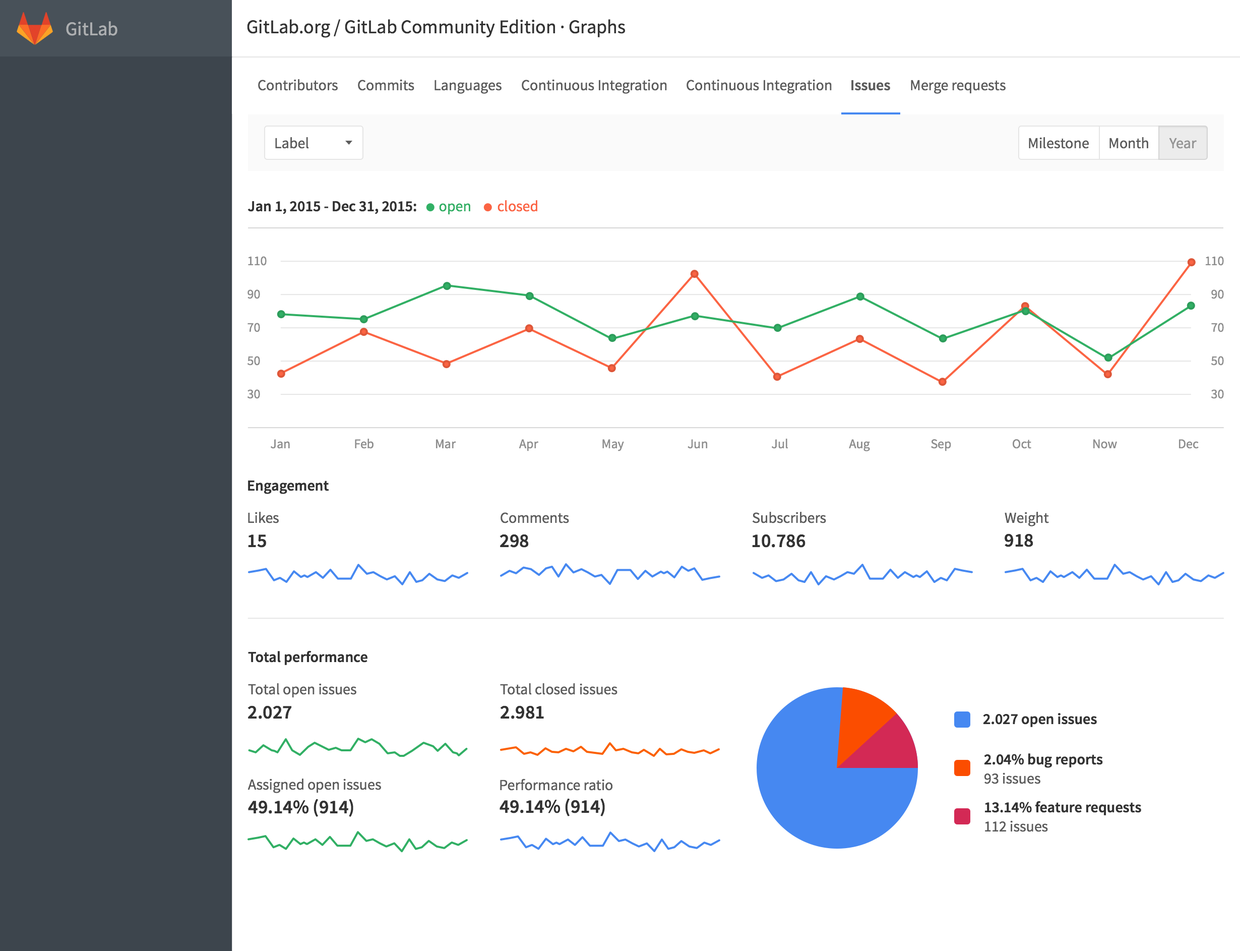
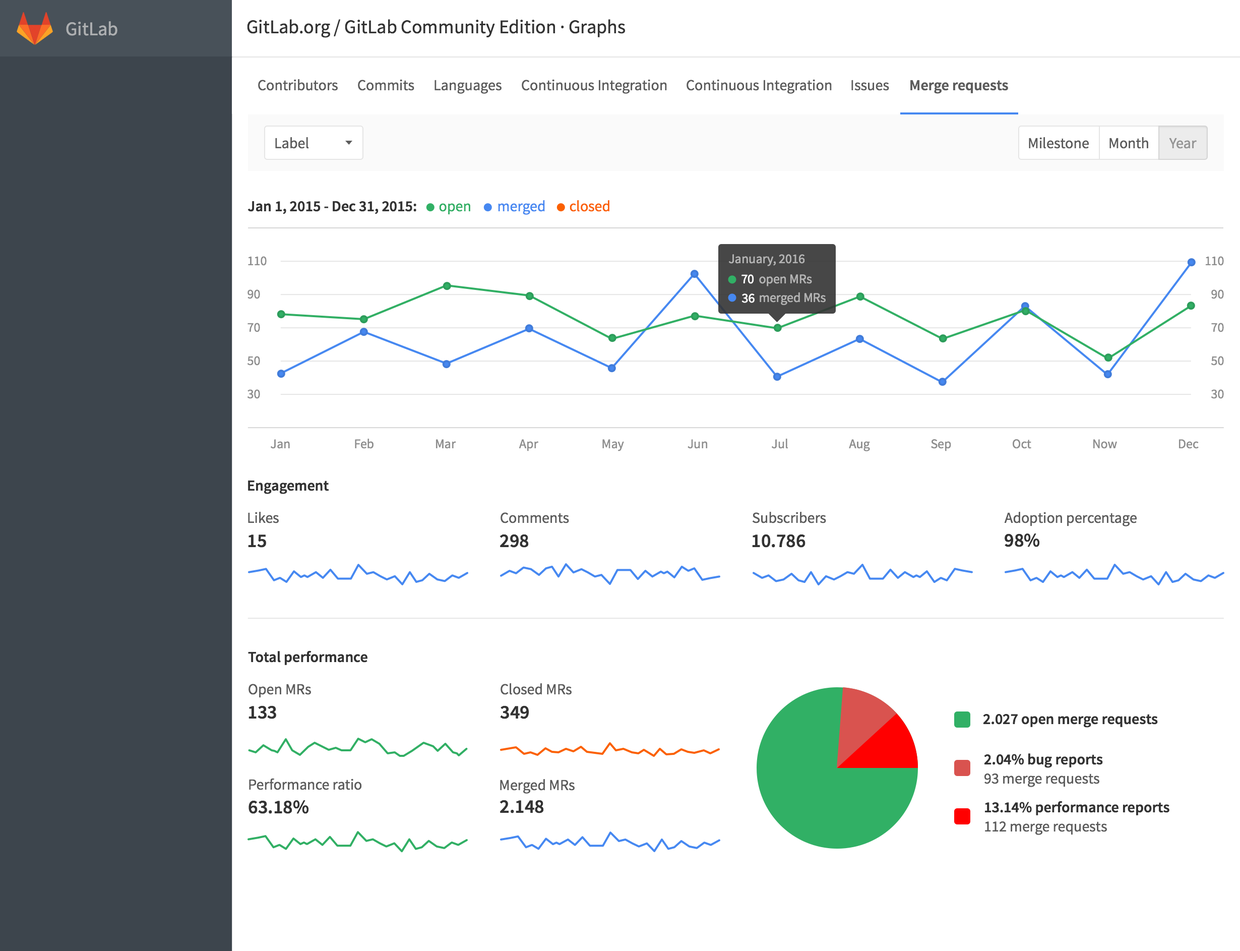
Two versions of the same layered image (1240 × 951). Layer-by-layer changes:
added group "MRs" with 113 layers above "issues" over [247, 79, 1196, 849]
added layer "Ellipse 1 copy 3" (1st of 2, in "MRs") in group "MRs" over [836, 687, 897, 768]
added layer "Ellipse 1 copy" (1st of 2, in "MRs") in group "MRs" over [837, 712, 919, 768]
added layer "Ellipse 1" (1st of 2, in "MRs") in group "MRs" over [756, 687, 919, 849]
added layer "13.14% performance reports 112 merge requests" in group "MRs" over [1010, 800, 1170, 835]
added group "Group 2" (1st of 2, in "MRs") with 8 layers in group "MRs" over [718, 244, 836, 323]
added layer "Rectangle 3 copy" (1st of 2, in "MRs" › "Group 2") in group "Group 2" over [718, 244, 836, 323]
added layer "Rectangle 1 copy" (1st of 2, in "MRs") in group "MRs" over [841, 79, 1019, 114]
added group "Group 1" (1st of 2, in "MRs") with 40 layers in group "MRs" over [276, 200, 1196, 548]
added layer "line copy 2" (1st of 4, in "MRs" › "Group 1") in group "Group 1" over [308, 285, 1177, 359]
added layer "line copy 2" (2nd of 4, in "MRs" › "Group 1") in group "Group 1" over [281, 264, 1191, 383]
added layer "Shape 1 copy 16" (1st of 2, in "MRs" › "Group 1") in group "Group 1" over [280, 260, 1192, 387]
moved "Ellipse 1 copy 3" (2nd of 2, in "issues") into group "issues", painted on it over [836, 687, 897, 768]
moved "Ellipse 1 copy" (2nd of 2, in "issues") into group "issues", painted on it over [837, 712, 919, 768]
moved "Ellipse 1" (2nd of 2, in "issues") into group "issues", painted on it over [756, 687, 919, 849]
moved "13.14% feature requests 112 issues copy" into group "issues" over [1010, 800, 1142, 832]
moved "Assigned open issues" into group "issues" over [247, 778, 382, 794]
moved "Rectangle 1 copy" (2nd of 2, in "issues") into group "issues" over [841, 79, 1019, 114]
moved "Group 1" (2nd of 2, in "issues") into group "issues" over [276, 200, 1196, 548]
…and 59 more changes (42 added, 5 painted, 2 renamed, 17 stack)
